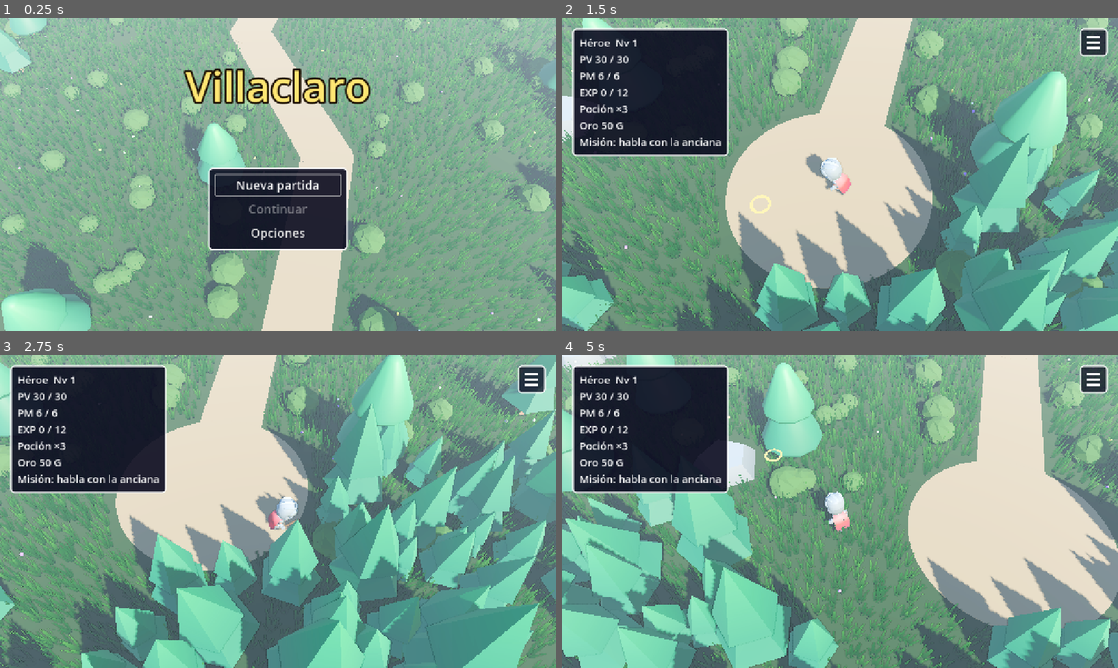
Above: before the commit, frames 1-4 (two rows, left to right).
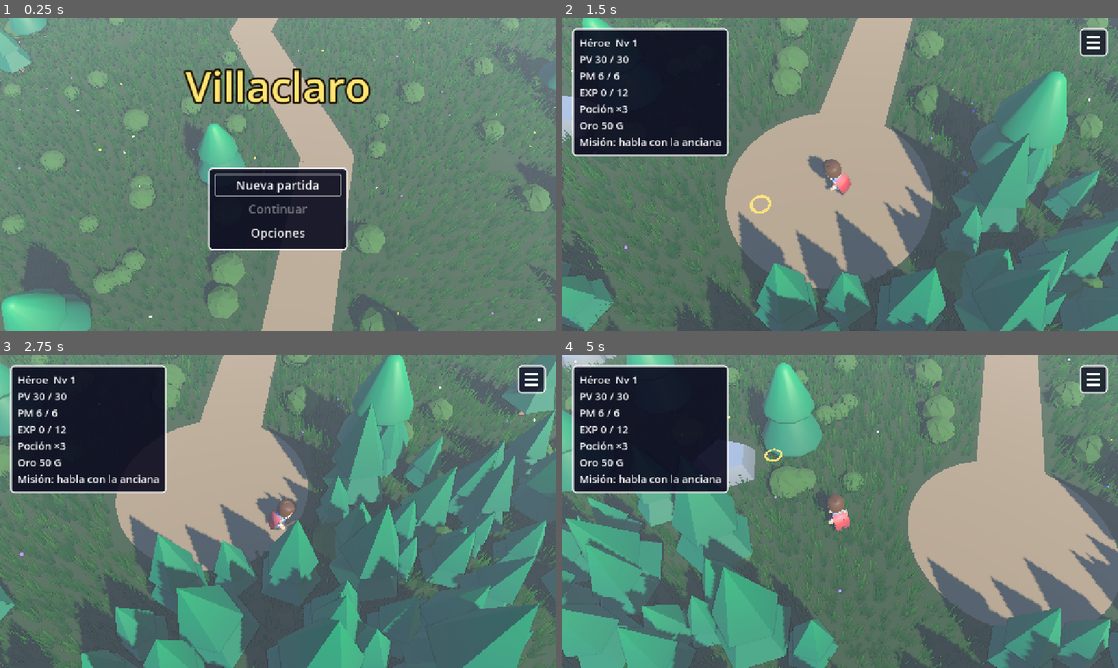
Above: after the commit, the same moments.

Repository: apergas/rpg-turnos
Game: Godot game, scene res://scenes/title/title.tscn
Same seed, same stepped clock (60 frames per second), same inputs: the game is played once before the commit and once after it.
Inputs (mouse positions are in pixels of both pictures, inside the frame that each line leads up to):
- Up to frame 1 (0.25 s): no input
- Up to frame 2 (1.5 s): tap Enter (ui_accept) at 0.5, 0.77, 1.07 s; move the mouse to (962, 158) at 0.52 s; hold D 0.53-1.25 s; tap Keypad Enter at 0.6 s; click (962, 158) at 0.67 s; drag from (728, 190) to (812, 237) at 1.27 s
- Up to frame 3 (2.75 s): move the mouse to (333, 442) at 2.02 s; hold D from 2.03 s (still down); tap E at 2.1 s
- Up to frame 4 (5 s): release D at 2.75 s; drag from (812, 574) to (673, 464) at 2.77 s; move the mouse to (1006, 558) at 3.52 s; hold A 3.53-4.25 s; tap Backspace at 3.6 s; tap Enter (ui_accept) at 3.77, 4.07 s; drag from (673, 464) to (756, 433) at 4.27 s

The runs differ from the first frame. In frame 1, 89% of the frame differs, in the area x 0-100%, y 0-100%; in frame 2, 79%; in frame 3, 77%; in frame 4, 81%.

Commit message:
Show the hero as a person and stop the sky zones clipping to white

Diff:
--- a/scripts/battle/battle_actor.gd
+++ b/scripts/battle/battle_actor.gd
@@ -120,6 +120,14 @@
 ## Angle (radians about X) of the plant's upper jaw: resting, and wide open to bite.
 const JAW_REST := 0.3
 const JAW_OPEN := 0.95
+## The hero as a person, not a suit of steel: the KayKit Knight's helmet is hidden and its
+## armor meshes (one grey palette cell) are tinted bare arms, a blue tunic and leather
+## legs. Multiplied over a grey that peaks near 0.42 linear, hence the values above 1.
+const HERO_SKIN := Color(1.75, 1.28, 1.02)
+## The Knight's atlas with the hair cell brown: the head's hair and skin share one mesh.
+const HERO_HEAD_TEXTURE := preload("res://assets/characters/hero_head_texture.png")
+const HERO_TUNIC := Color(0.75, 1.0, 1.7)
+const HERO_LEGS := Color(0.95, 0.75, 0.6)
 ## Hand slots of the KayKit characters (BoneAttachment3D nodes).
 const HAND_R := "Rig/Skeleton3D/handslot_r"
 const HAND_L := "Rig/Skeleton3D/handslot_l"
@@ -132,7 +140,7 @@
 ## Everything that changes between looks. Characters: scene, scale, top (height of the
 ## damage numbers), hide (prop nodes of the model to hide), anims and, optional, tint
 ## (multiplies every imported material: the merchant is a green Mage, the innkeeper an
-## orange one), and optional props (hand bone -> weapon model, for the skeletons) and
+## orange one), mesh_tints (mesh under the skeleton -> tint, the hero), and optional props (hand bone -> weapon model, for the skeletons) and
 ## aura (the Señor de la Niebla); the hero hides
 ## every hand mesh and shows only those of its equipment (set_equipment()). Slimes: color,
 ## scale (the whole blob, eyes and crown included), top and crown. Bat: color, wing
@@ -147,6 +155,7 @@
 		"scale": CHARACTER_SCALE,
 		"top": 1.9,
 		"hide": [
+			"Rig/Skeleton3D/head/Knight_Helmet",
 			"Rig/Skeleton3D/handslot_l/1H_Sword_Offhand",
 			"Rig/Skeleton3D/handslot_l/Badge_Shield",
 			"Rig/Skeleton3D/handslot_l/Rectangle_Shield",
@@ -155,6 +164,13 @@
 			"Rig/Skeleton3D/handslot_r/1H_Sword",
 			"Rig/Skeleton3D/handslot_r/2H_Sword",
 		],
+		"mesh_tints": {
+			"Knight_ArmLeft": HERO_SKIN,
+			"Knight_ArmRight": HERO_SKIN,
+			"Knight_Body": HERO_TUNIC,
+			"Knight_LegLeft": HERO_LEGS,
+			"Knight_LegRight": HERO_LEGS,
+		},
 		"anims": CHARACTER_ANIMS,
 	},
 	Look.VILLAGER: {
@@ -614,6 +630,14 @@
 		slot.add_child((data.props[bone] as PackedScene).instantiate())
 	if data.has("tint"):
 		_tint(model, data.tint)
+	var mesh_tints: Dictionary = data.get("mesh_tints", {})
+	for mesh_name: String in mesh_tints:
+		_tint_mesh(bones.get_node(mesh_name) as MeshInstance3D, mesh_tints[mesh_name])
+	if look == Look.HERO:
+		var head := bones.get_node("Knight_Head") as MeshInstance3D
+		var head_material := head.get_active_material(0).duplicate() as BaseMaterial3D
+		head_material.albedo_texture = HERO_HEAD_TEXTURE
+		head.set_surface_override_material(0, head_material)
 	if data.has("aura"):
 		_add_ghost(_body, _sphere(0.5), data.aura, FOG_AURA_ALPHA, Vector3(0, _top * 0.45, 0),
 			Vector3(2.2, 3.2, 2.2))
@@ -958,14 +982,17 @@
 ## multiplied by color (the texture is multiplied too).
 static func _tint(model: Node3D, color: Color) -> void:
 	for node in model.find_children("*", "MeshInstance3D", true, false):
-		var mi := node as MeshInstance3D
-		for i in mi.mesh.get_surface_count():
-			var source := mi.get_active_material(i) as BaseMaterial3D
-			if source == null:
-				continue
-			var tinted := source.duplicate() as BaseMaterial3D
-			tinted.albedo_color = source.albedo_color * color
-			mi.set_surface_override_material(i, tinted)
+		_tint_mesh(node as MeshInstance3D, color)
+
+
+static func _tint_mesh(mi: MeshInstance3D, color: Color) -> void:
+	for i in mi.mesh.get_surface_count():
+		var source := mi.get_active_material(i) as BaseMaterial3D
+		if source == null:
+			continue
+		var tinted := source.duplicate() as BaseMaterial3D
+		tinted.albedo_color = source.albedo_color * color
+		mi.set_surface_override_material(i, tinted)
 
 
 ## Additive overlay on every mesh, so it works on the imported materials too.
--- a/scripts/battle/battle_stage.gd
+++ b/scripts/battle/battle_stage.gd
@@ -346,7 +346,9 @@
 	env.background_mode = Environment.BG_SKY
 	env.sky = sky
 	env.ambient_light_source = Environment.AMBIENT_SOURCE_SKY
-	env.tonemap_mode = Environment.TONE_MAPPER_ACES
+	# Linear, not ACES: under the Compatibility renderer ACES lifts the midtones and clips
+	# anything bright in the sun, so skin, hair and steel all turned white and trees mint.
+	env.tonemap_mode = Environment.TONE_MAPPER_LINEAR
 	env.ssao_enabled = true
 	env.glow_enabled = true
 	env.glow_intensity = 0.6
Binary file added: assets/characters/hero_head_texture.png
Not shown, added: assets/characters/hero_head_texture.png.import
